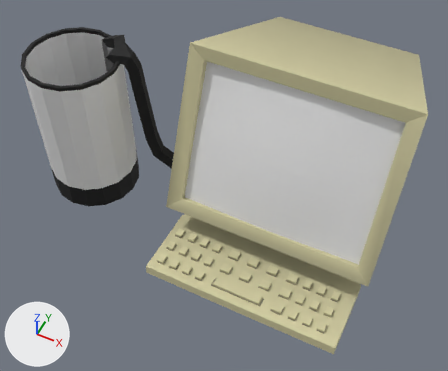
The glTF model models/Structures/computer.glb, before and after one commit.
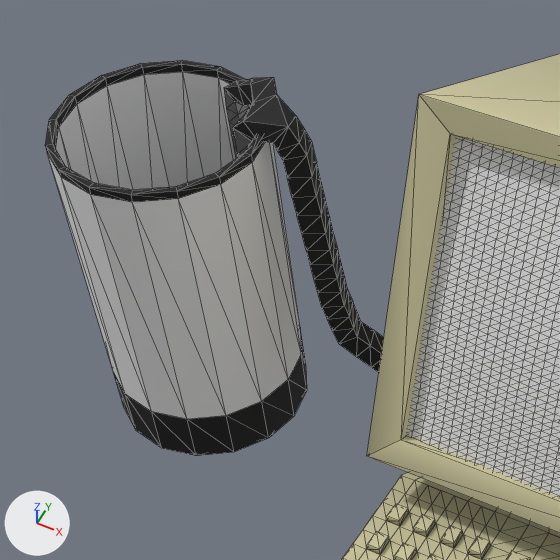
Old and new are each drawn whole from a 50 mm camera at (1.12, -3.75, 4.51) aimed at (-0.53, -0.45, 0.4) and again close up on the part from 0% to 57% of the width and 0% to 68% of the height. Every picture has the same lights, and +X, +Y and +Z are marked at lower left. The close-ups show mesh edges as thin lines. Where no turn or scale is listed for an object, it has been applied to the vertices.

Script lines for the objects in view, before the commit:
```python
me_cube = bpy.data.meshes.new('Cube')
me_cube.from_pydata(...)  # 259 vertices, 515 faces; spans x -1.917..-0.5, y -0.296..0.051, z -0.043..1.362
# faces by material slot: [263, 252]
me_cube.materials.append(mat_material_002)  # black #111111
me_cube.materials.append(mat_material_004)  # grey #818181
me_cube_002 = bpy.data.meshes.new('Cube.002')
me_cube_002.from_pydata(...)  # 395 vertices, 786 faces; spans x -0.93..0.93, y -1.3..0.93, z -0.23..1.64
me_cube_002.materials.append(mat_material)  # picture img_structure_palette
me_cylinder_090 = bpy.data.meshes.new('Cylinder.090')
me_cylinder_090.from_pydata(...)  # 112 vertices, 220 faces; spans x -0.452..0.412, y -0.432..0.432, z -0.532..0.967
# faces by material slot: [142, 78]
me_cylinder_090.materials.append(mat_material_002)  # black #111111
me_cylinder_090.materials.append(mat_material_003)  # white #e7e7e7
ob_cable = bpy.data.objects.new('cable', me_cube)
ob_cable.location = (0.0, 0.0, 0.0)
ob_computer = bpy.data.objects.new('computer', me_cube_002)
ob_computer.location = (0.0, 0.0, 0.0)
ob_glass_cyclinder = bpy.data.objects.new('glass_cyclinder', me_cylinder_090)
ob_glass_cyclinder.location = (-2.0, -0.4, 0.3)
# also in view: 'screen' at (0.0, -0.44, 0.93)
```
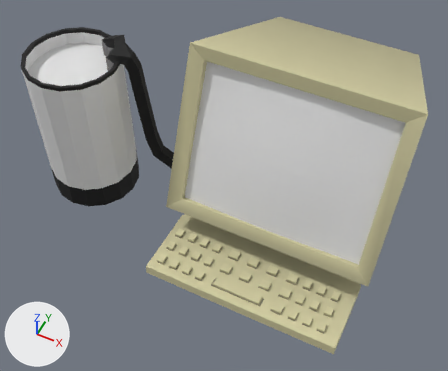
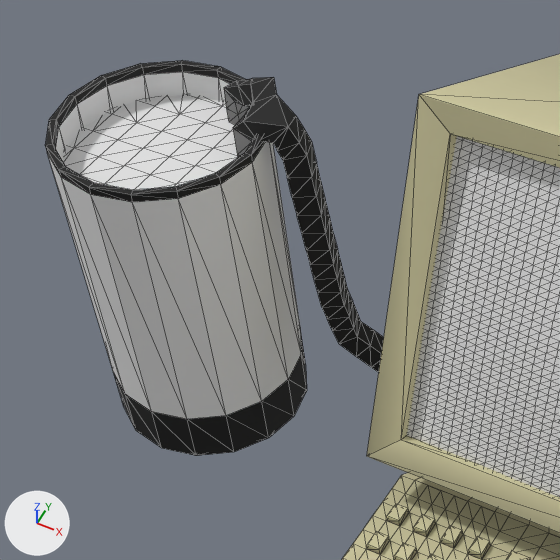
Commit message: add water to computer tank

Edits to the bpy script that builds the scene:
```text
Add me_plane_002:
    me_plane_002.from_pydata(...)  # 79 vertices, 112 faces; spans x -0.435..0.4, y -0.415..0.417, z 0.0
Add ob_water:
    ob_water = bpy.data.objects.new('water', me_plane_002)
    ob_water.location = (-2.0, -0.4, 1.115)
```

Pixel boxes (x1, y1, x2, y2) of what changed, in the close-ups (560 x 560 px):
'water', added
    after: (64, 96, 238, 190)
